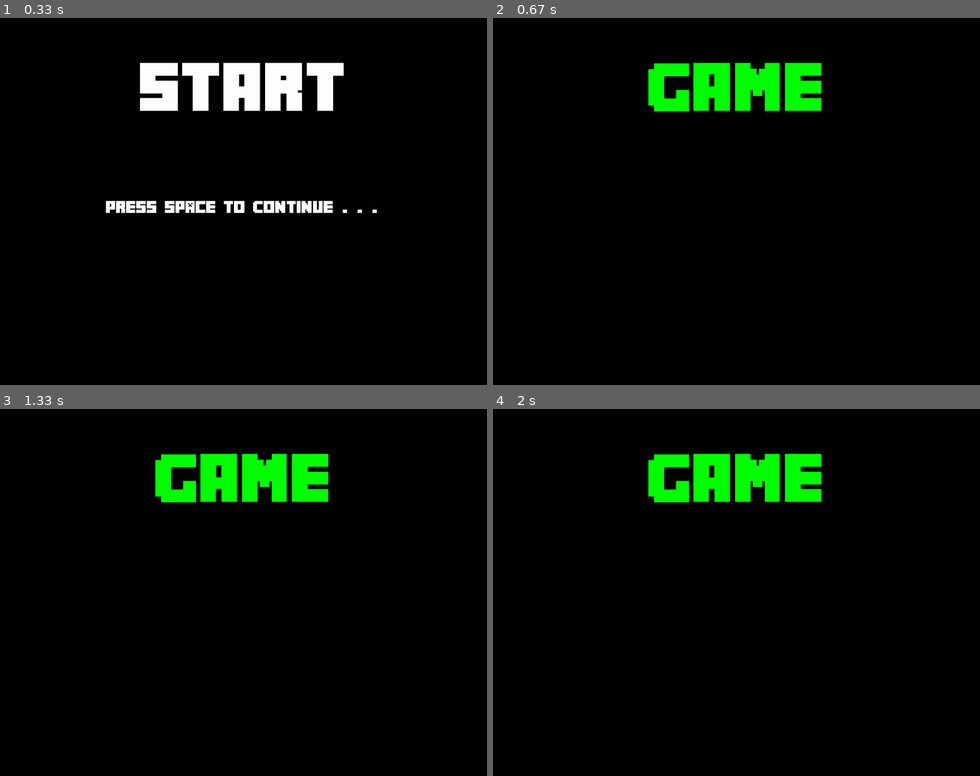
Above: before the commit, frames 1-4 (two rows, left to right).
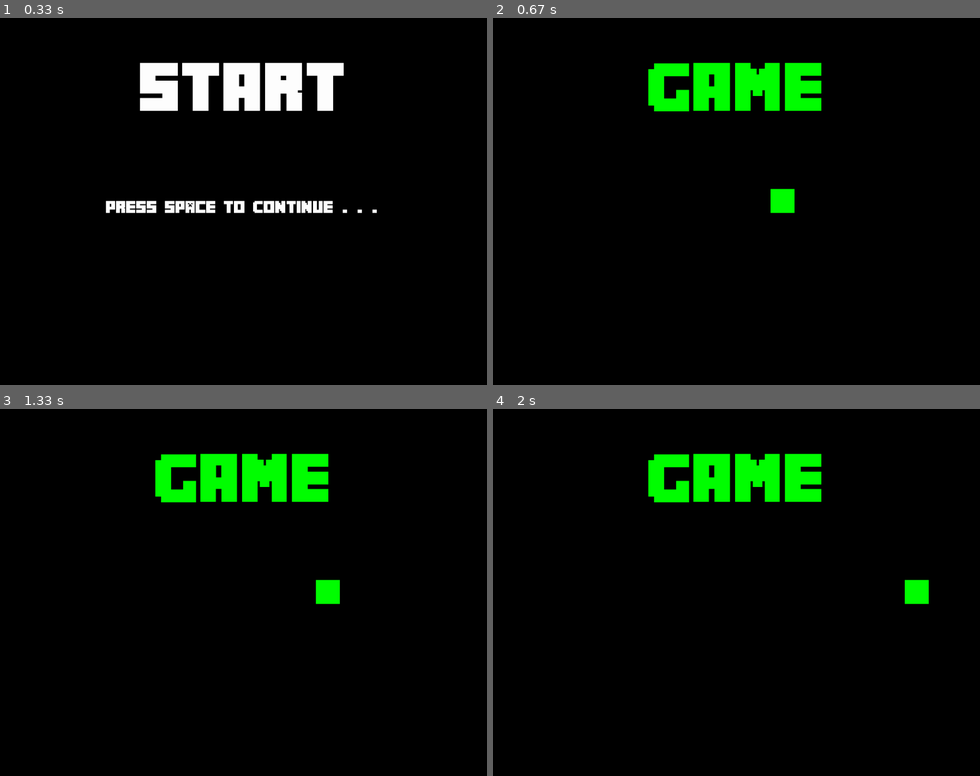
Above: after the commit, the same moments.

Repository: Pappet/Pygame-Template
Game: pygame game, started from Pygame Template/Game.py
Same seed, same stepped clock (60 frames per second), same inputs: the game is played once before the commit and once after it.
Inputs:
- Up to frame 1 (0.33 s): no input
- Up to frame 2 (0.67 s): tap Space at 0.33 s
- Up to frame 3 (1.33 s): tap Esc at 0.67 s; tap Space at 1.07 s
- Up to frame 4 (2 s): tap Space at 1.37 s

Frame 1 is identical in both runs. In frame 2, 0.3% of the frame differs, in the area x 56-62%, y 46-54%; in frame 3, 0.3%, in the area x 64-70%, y 46-54%; in frame 4, 0.3%.

Commit message:
Added basic Player Layout

Diff:
--- a/Pygame Template/Player.py
+++ b/Pygame Template/Player.py
@@ -1,2 +1,16 @@
-class Player():
-    pass
+import pygame
+import Settings
+import Color
+
+class Player(pygame.sprite.Sprite):
+    def __init__(self):
+        pygame.sprite.Sprite.__init__(self)
+        self.image = pygame.Surface((50, 50))
+        self.image.fill(Color.Green)
+        self.rect = self.image.get_rect()
+        self.rect.center = (Settings.ScreenWidth / 2, Settings.ScreenHeight / 2)
+
+    def update(self):
+        self.rect.x += 5
+        if self.rect.left > Settings.ScreenWidth:
+            self.rect.left = 0
--- a/Pygame Template/Scenes.py
+++ b/Pygame Template/Scenes.py
@@ -2,7 +2,7 @@
 import Color
 import Utilitys
 import Settings
-
+from Player import *
 
 class Scene(object):
     def __init__(self):
@@ -58,6 +58,8 @@
         # Group for all Sprites
         # Do i need this???
         self.all_sprites = pygame.sprite.Group()
+        self.player = Player()
+        self.all_sprites.add(self.player)
 
     def render(self, screen):
         if not self.paused:
@@ -65,6 +67,7 @@
             screen.fill(Color.Black)
             # Just for Testing
             Utilitys.draw_text("GAME", 128, Color.Green, Settings.ScreenWidth / 2, Settings.ScreenHeight / 8, screen)
+            self.all_sprites.draw(screen)
         else:
             # Draw an transparent Background over everything else
             transparent_background = pygame.Surface((Settings.ScreenWidth, Settings.ScreenHeight))
@@ -80,7 +83,10 @@
         pygame.display.flip()
 
     def update(self):
-        pass
+        if not self.paused:
+            self.all_sprites.update()
+        else:
+            pass
 
     def handle_events(self, events, scene_manager):
         for e in events:
